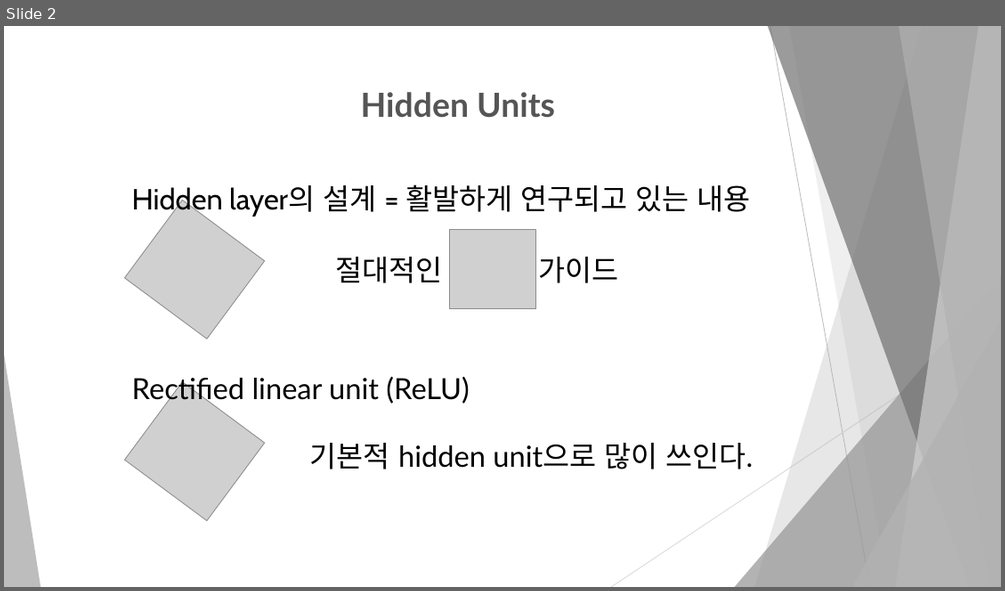
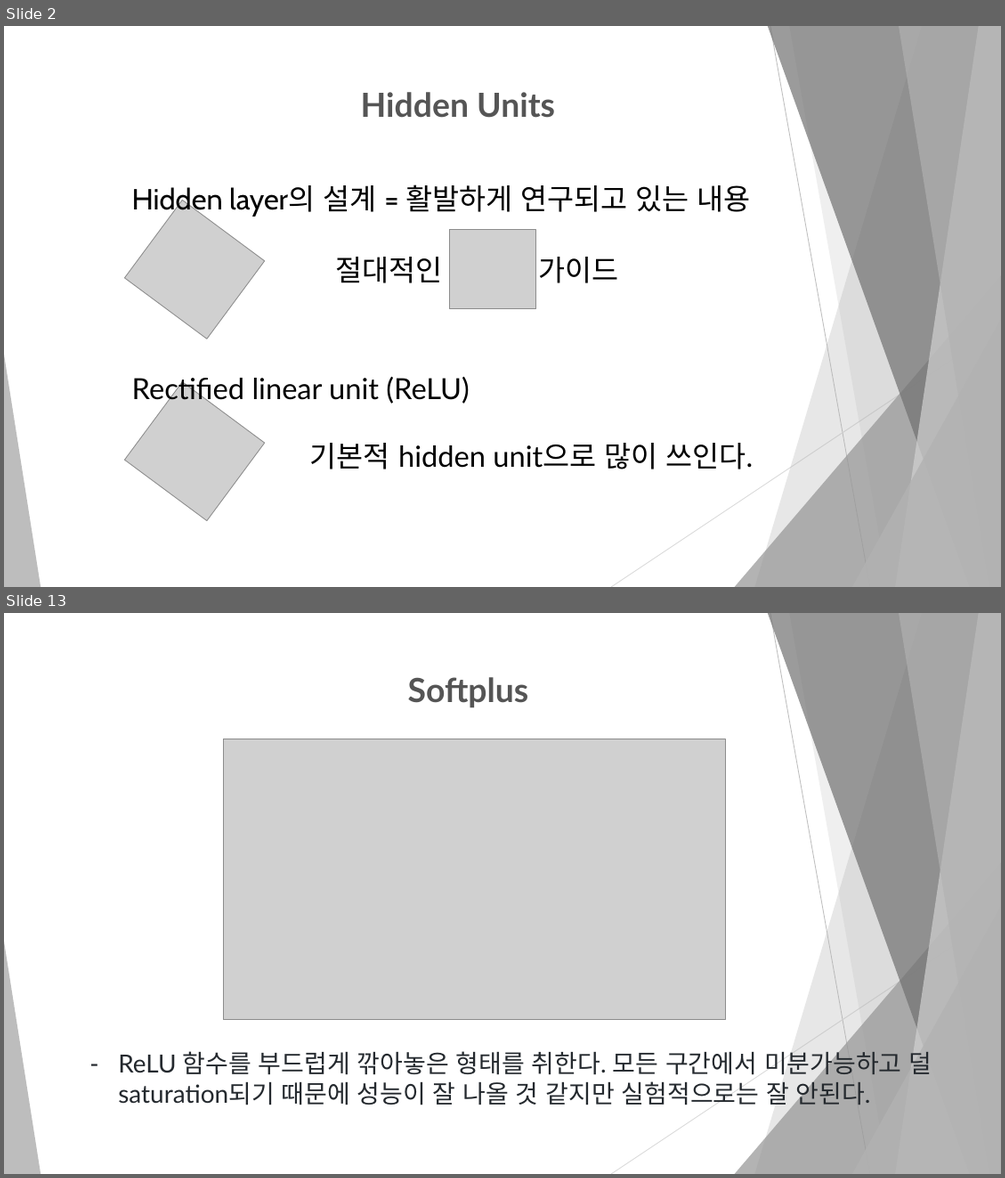
Before and after one commit to dbswl067/Machine-learning, a slide deck: 발표 자료/6.3 Hidden Units.pptx. Shown one above the other, each under a label of ours: slide 2 before the commit, slides 2 and 13 after it; the slides between them are not shown. The pictures are 1005x591 and 1005x1178 pixels, drawn with LibreOffice and Linux fonts; fonts in the diff are those of the drawing; grey boxes stand for pictures. Boxes give left, top, right and bottom in pixels: in the first picture for what was removed or moved away, otherwise in the second. Text is boxed around its words. In the diff, an @@ line names an element or a change of style, - is before the commit and + after.

```diff
--- a/발표 자료/6.3 Hidden Units.pptx
+++ b/발표 자료/6.3 Hidden Units.pptx
@@ slide 13 added at [4, 613, 1001, 1174], background #FFFFFF; not listed: 10 template elements that a slide beside it also shows @@
@@ text added at [408, 677, 529, 708], 32 pt, text #555555, bold @@
+Softplus
@@ picture added at [224, 738, 726, 1020] @@
@@ text added at [118, 1047, 932, 1105], 24 pt, text #24292E @@
+– ReLU 함수를 부드럽게 깎아놓은 형태를 취한다. 모든 구간에서 미분가능하고 덜 saturation되기 때문에 성능이 잘 나올 것 같지만 실험적으로는 잘 안된다.
```
Also in this commit, not shown: 11 other slides added, 7 slides removed, 1 other file.
